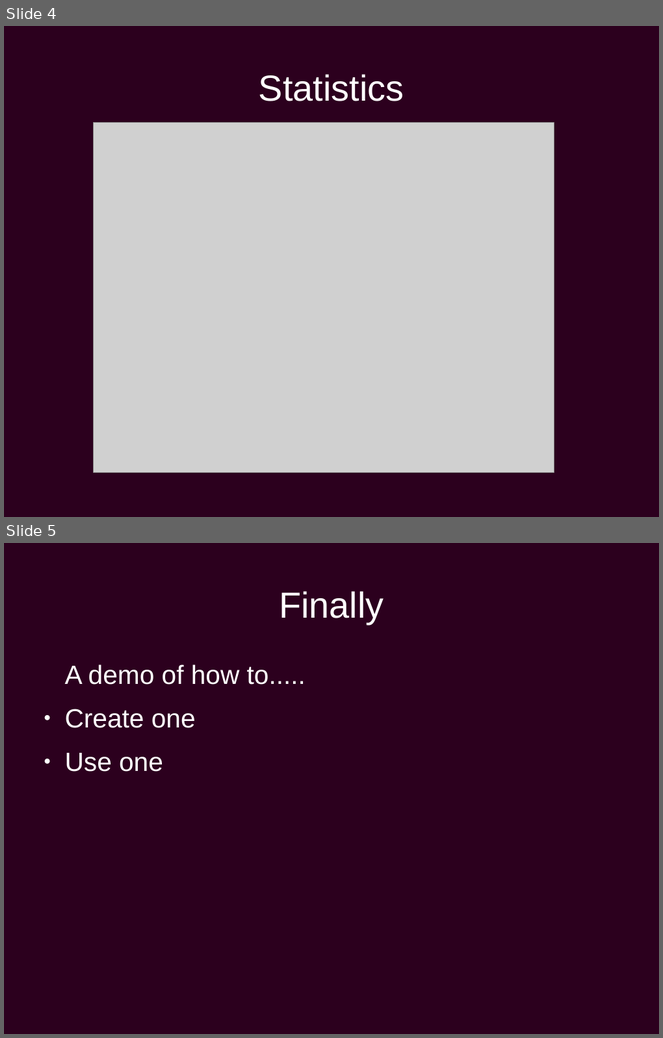
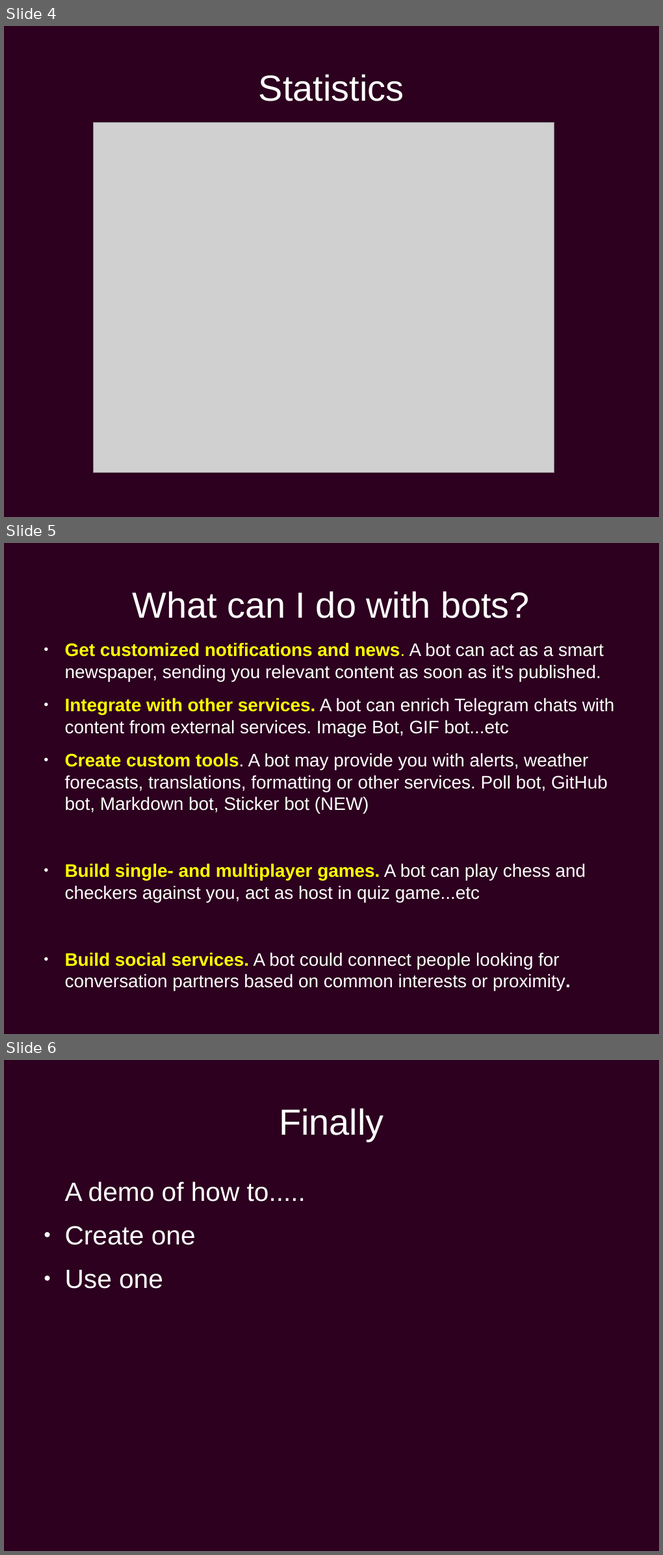
Before and after one commit to gitalry/Yusudd, a slide deck: bots.odp. Shown one above the other, each under a label of ours: slides 4 and 5 before the commit, slides 4, 5 and 6 after it. The pictures are 663x1038 and 663x1555 pixels, drawn with LibreOffice and Linux fonts; fonts in the diff are those of the drawing; grey boxes stand for pictures. Boxes give left, top, right and bottom in pixels: in the first picture for what was removed or moved away, otherwise in the second. Text is boxed around its words. In the diff, an @@ line names an element or a change of style, - is before the commit and + after.

```diff
--- a/bots.odp
+++ b/bots.odp
@@ slide 5 added at <box>4,543,659,1034</box>, background #2C001E @@
@@ title added at <box>133,591,530,618</box>, 44 pt, text #FFFFFF @@
+What can I do with bots?
@@ text added at <box>65,642,615,991</box>, 22 pt, text #FFFFFF @@
+● Get customized notifications and news. A bot can act as a smart newspaper, sending you relevant content as soon as it's published.
+● Integrate with other services. A bot can enrich Telegram chats with content from external services. Image Bot, GIF bot...etc
+● Create custom tools. A bot may provide you with alerts, weather forecasts, translations, formatting or other services. Poll bot, GitHub bot, Markdown bot, Sticker bot (NEW)
+● Build single- and multiplayer games. A bot can play chess and checkers against you, act as host in quiz game...etc
+● Build social services. A bot could connect people looking for conversation partners based on common interests or proximity.
@@ what was slide 5 is now slide 6 @@
```
Also in this commit, not shown: 1 slide changed.
